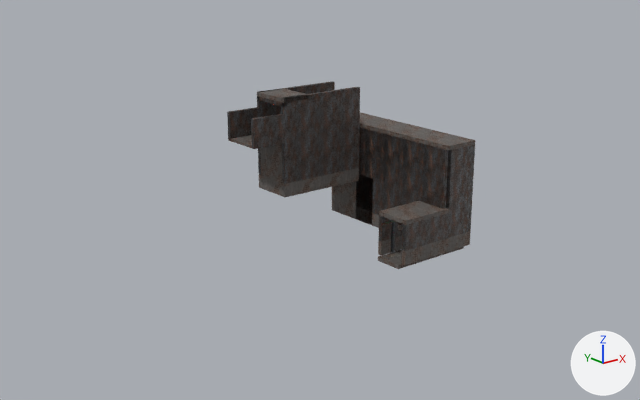
The glTF model godot/assets/ambienti_tecnici/raccordo.gltf: old version first, new version second.
The view is the same before and after, from a 50 mm lens placed at (8.2, -41.8, 21.5), pointed at (37.3, -5.4, 7.0). Lighting does not change. The marker at lower right points along +X, +Y and +Z. The picture after the commit comes second. Objects named as collision shapes, trigger or cutter boxes, shadow casters or lower levels of detail are left out. Where no turn or scale is listed for an object, it has been applied to the vertices. Vertices at exactly the same position are counted once.

Before the edit, the objects in view are built like this:
```python
me_raccordo_dettagli = bpy.data.meshes.new('RACCORDO_dettagli')
me_raccordo_dettagli.from_pydata(...)  # 2508 vertices, 4596 faces; spans x 43.44..52.6, y -2.4..9.01, z 0.0..9.23
# faces by material slot: [384, 1648, 1160, 1040, 256, 108]
me_raccordo_dettagli.materials.append(mat_vernice_giallo)
me_raccordo_dettagli.materials.append(mat_ferro_arrugginito)
me_raccordo_dettagli.materials.append(mat_tubo_ruggine)
me_raccordo_dettagli.materials.append(mat_ruggine)
me_raccordo_dettagli.materials.append(mat_vernice_verde)
me_raccordo_dettagli.materials.append(mat_strisce_pericolo)
me_raccordo_struttura = bpy.data.meshes.new('RACCORDO_struttura')
me_raccordo_struttura.from_pydata(...)  # 1679 vertices, 3348 faces; spans x 40.94..52.9, y -2.7..9.4, z -0.3..10.16
# faces by material slot: [216, 1728, 1404]
me_raccordo_struttura.materials.append(mat_cemento_bagnato)
me_raccordo_struttura.materials.append(mat_cemento)
me_raccordo_struttura.materials.append(mat_lamiere_rivettate)
ob_raccordo_dettagli = bpy.data.objects.new('RACCORDO_dettagli', me_raccordo_dettagli)
ob_raccordo_dettagli.location = (0.0, 0.0, 0.0)
ob_raccordo_struttura = bpy.data.objects.new('RACCORDO_struttura', me_raccordo_struttura)
ob_raccordo_struttura.location = (0.0, 0.0, 0.0)
```
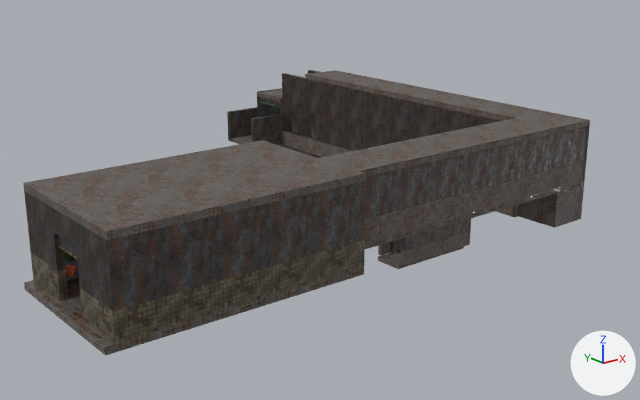
Where the newer file only moved an object's origin or applied its transform, the numbers keep the older frame.

Boxes (x1, y1, x2, y2) around the edits, measured in the pictures (640 x 400 px):
'RACCORDO_struttura', reshaped (128% wider, 52% taller)
    before: (227, 81, 475, 269)
    after: (23, 70, 590, 356)
'RACCORDO_dettagli', reshaped (mostly hidden)
    before: (383, 220, 403, 253)
    after: (57, 74, 395, 298)
'scaffale_3_1', added
    after: (64, 254, 79, 280)
part 1 of me_raccordo_dettagli, added
    after: (57, 235, 77, 298)
part 2 of me_raccordo_struttura, added
    after: (23, 140, 366, 240)
part 3 of me_raccordo_struttura, built on
    before: (281, 87, 360, 197)
    after: (24, 70, 590, 356)
part 4 of me_raccordo_struttura, surface changed
    before: (282, 87, 359, 197)

The edits, one by one:
Picture 'piastrelle_sporche_Color' (img_piastrelle_sporche_color) is new.
Picture 'piastrelle_sporche_Roughness' (img_piastrelle_sporche_roughness) is new.
Picture 'Tiles133D_NormalGL' (img_tiles133d_normalgl) is new.
Picture 'hq_scaffale_magazzino_0' (img_hq_scaffale_magazzino_0) is new.
Picture 'hq_scaffale_magazzino_2' (img_hq_scaffale_magazzino_2) is new.
Picture 'hq_scaffale_magazzino_1' (img_hq_scaffale_magazzino_1) is new.
Material 'piastrelle_muro' (mat_piastrelle_muro) is new.
Uses the picture img_piastrelle_sporche_color.
Uses the picture img_piastrelle_sporche_roughness.
Uses the picture img_tiles133d_normalgl.
Material 'hq_scaffale_magazzino' (mat_hq_scaffale_magazzino) is new.
Uses the picture img_hq_scaffale_magazzino_0.
Uses the picture img_hq_scaffale_magazzino_1.
Uses the picture img_hq_scaffale_magazzino_2.
me_raccordo_dettagli is used by ob_raccordo_dettagli; location (0.0, 0.0, 0.0).
me_raccordo_dettagli had 2508 vertices, 4596 faces and spanned x 43.44..52.6, y -2.4..9.01, z 0.0..9.23.
me_raccordo_dettagli now has 6220 vertices, 11520 faces and spans x 18.95..52.6, y -16.05..9.1, z 0.0..11.85.
me_raccordo_dettagli part 1: 336 vertices added at x 18.95..19.44, y -16.05..-13.95, z 9.05..11.85.
Other edits to the shape of me_raccordo_dettagli do not show in these pictures.
me_raccordo_struttura is used by ob_raccordo_struttura; location (0.0, 0.0, 0.0).
me_raccordo_struttura had 1679 vertices, 3348 faces and spanned x 40.94..52.9, y -2.7..9.4, z -0.3..10.16.
me_raccordo_struttura now has 3552 vertices, 7032 faces and spans x 18.49..52.9, y -18.3..9.4, z -0.3..12.75.
me_raccordo_struttura part 2: the loose piece of 56 vertices spanning x 46.6..50.6, y -2.7..-0.1, z 2.8..3.1 is copied, and the copy is multiplied about its middle by the matrix ((2.58, 0.0, 0.0), (0.0, 2.547, 0.0), (0.0, 0.0, 1.0)), then moved by (-24.61, -13.6, 9.65); it spans x 18.84..29.14, y -18.3..-11.7, z 12.45..12.75.
me_raccordo_struttura part 3: 28 vertices moved from x 43.44..43.45, y 6.2..6.5, z 4.11..10.15 to x 43.44..45.81, y 6.2..6.5, z 4.12..10.15; 11 vertices removed from x 43.44..43.45, y 6.2..6.5, z 4.11..10.14; 1596 vertices added at x 18.49..45.81, y -18.3..6.5, z 3.12..12.45.
me_raccordo_struttura part 4: 65 kept faces spanning x 43.44..50.29, y 6.2..6.5, z 3.12..10.15 get new texture (UV) coordinates.
Other edits to the shape of me_raccordo_struttura do not show in these pictures.
me_raccordo_struttura gains material mat_piastrelle_muro.
me_raccordo_struttura gains material mat_ferro_arrugginito.
Mesh me_mesh_0_002 is new.
It has 18650 vertices, 37486 faces and spans x -0.56..0.56, y -0.28..0.28, z 0.0..1.9.
It uses material mat_hq_scaffale_magazzino.
Object 'scaffale_3_1' (ob_scaffale_3_1) is new; it shows me_mesh_0_002.
Its location is (19.94, -12.41, 9.05).
Its scale is (1.27, 1.27, 1.27).
